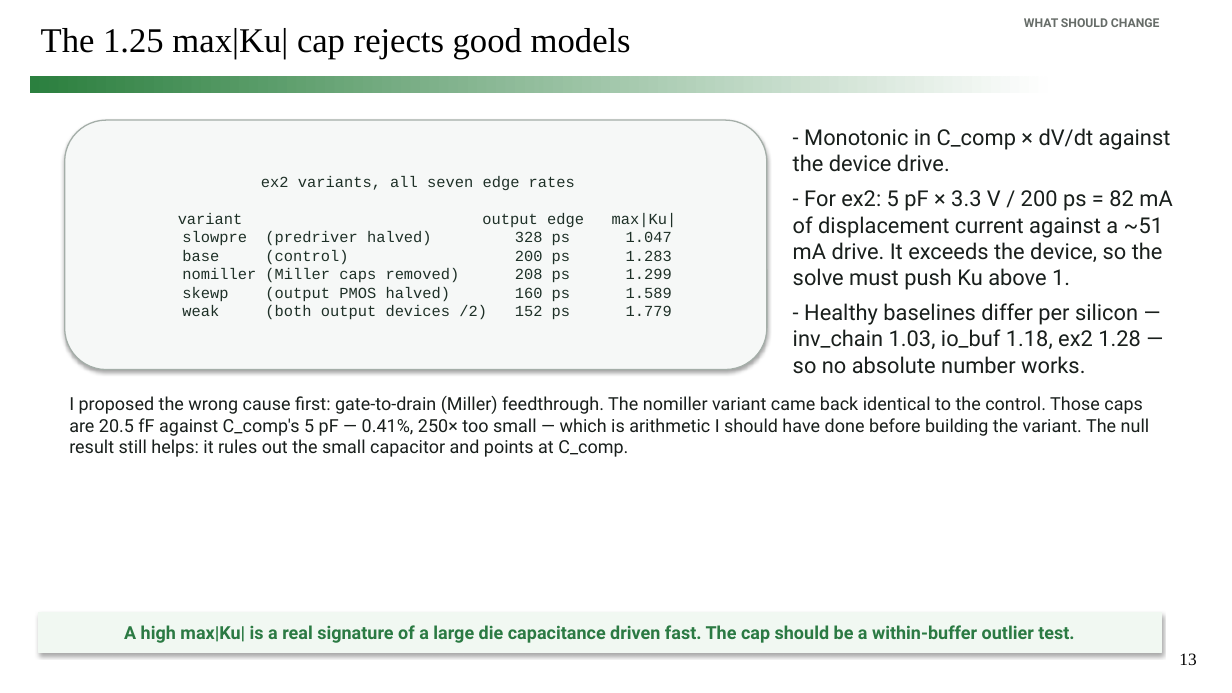
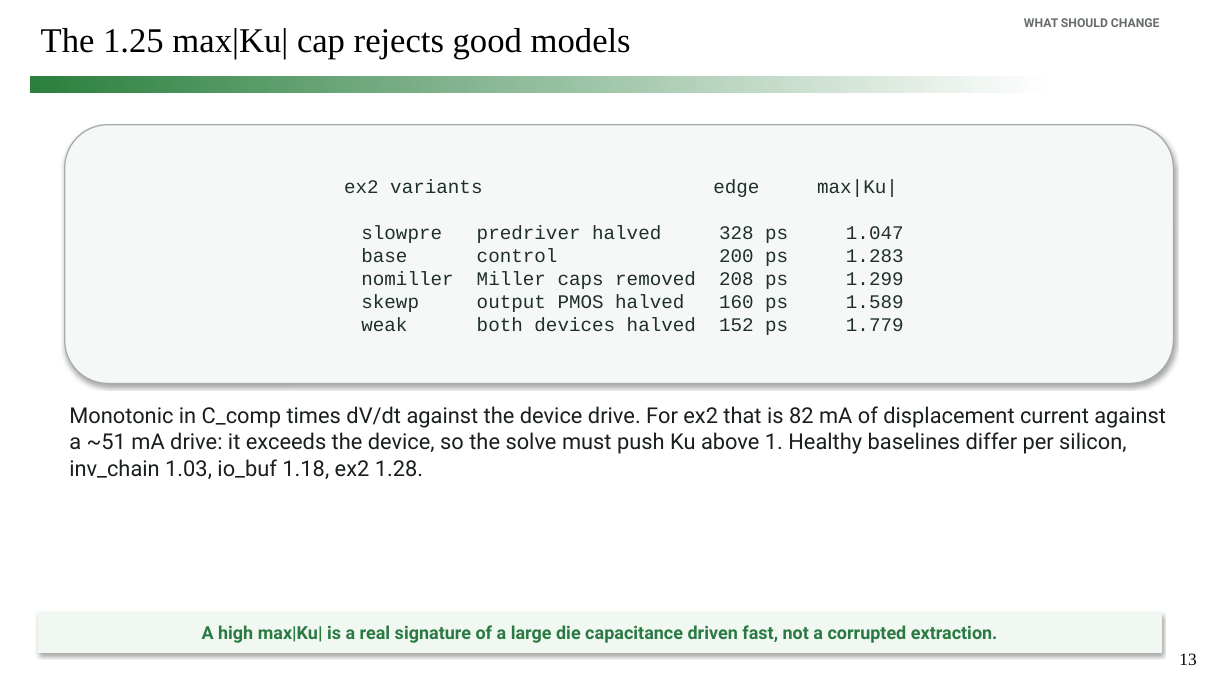
Before and after one commit to simon9721/ibis_comparison, a slide deck: slide 13 of results/meeting_deck_2026-09-04/ibis_pybis_status_2026-09-04.pptx. Drawn at 1232x693 pixels with LibreOffice and Linux fonts; fonts in the diff are those of the drawing. Boxes give left, top, right and bottom in pixels: in the first picture for what was removed or moved away, otherwise in the second. Text is boxed around its words. In the diff, an @@ line names an element or a change of style, - is before the commit and + after.

```diff
--- a/results/meeting_deck_2026-09-04/ibis_pybis_status_2026-09-04.pptx
+++ b/results/meeting_deck_2026-09-04/ibis_pybis_status_2026-09-04.pptx
@@ rounded rectangle "ex2 variants edge max|Ku| slowpre ..." resized from (x1=65, y1=120, x2=767, y2=370) to (x1=65, y1=125, x2=1174, y2=384) @@
@@ text in rounded rectangle at (x1=344, y1=179, x2=904, y2=335): text changed; size 12 to 15 pt @@
-ex2 variants, all seven edge rates
-variant output edge max|Ku|
-slowpre (predriver halved) 328 ps 1.047
-base (control) 200 ps 1.283
-nomiller (Miller caps removed) 208 ps 1.299
-skewp (output PMOS halved) 160 ps 1.589
-weak (both output devices /2) 152 ps 1.779
+ex2 variants edge max|Ku|
+slowpre predriver halved 328 ps 1.047
+base control 200 ps 1.283
+nomiller Miller caps removed 208 ps 1.299
+skewp output PMOS halved 160 ps 1.589
+weak both devices halved 152 ps 1.779
@@ text at (x1=69, y1=406, x2=1166, y2=479): text changed @@
-- Monotonic in C_comp × dV/dt against the device drive.
-- For ex2: 5 pF × 3.3 V / 200 ps = 82 mA of displacement current against a ~51 mA drive. It exceeds the device, so the solve must push Ku above 1.
-- Healthy baselines differ per silicon — inv_chain 1.03, io_buf 1.18, ex2 1.28 — so no absolute number works.
+Monotonic in C_comp times dV/dt against the device drive. For ex2 that is 82 mA of displacement current against a ~51 mA drive: it exceeds the device, so the solve must push Ku above 1. Healthy baselines differ per silicon, inv_chain 1.03, io_buf 1.18, ex2 1.28.
@@ text removed at (x1=69, y1=396, x2=1150, y2=457) @@
-I proposed the wrong cause first: gate-to-drain (Miller) feedthrough. The nomiller variant came back identical to the control. Those caps are 20.5 fF against C_comp's 5 pF — 0.41%, 250× too small — which is arithmetic I should have done before building the variant. The null result still helps: it rules out the small capacitor and points at C_comp.
@@ text in rectangle at (x1=202, y1=625, x2=998, y2=643): text changed @@
-A high max|Ku| is a real signature of a large die capacitance driven fast. The cap should be a within-buffer outlier test.
+A high max|Ku| is a real signature of a large die capacitance driven fast, not a corrupted extraction.
```
Also in this commit, not shown: 12 other slides changed, 2 slides added, 1 slide removed, 9 other files.
